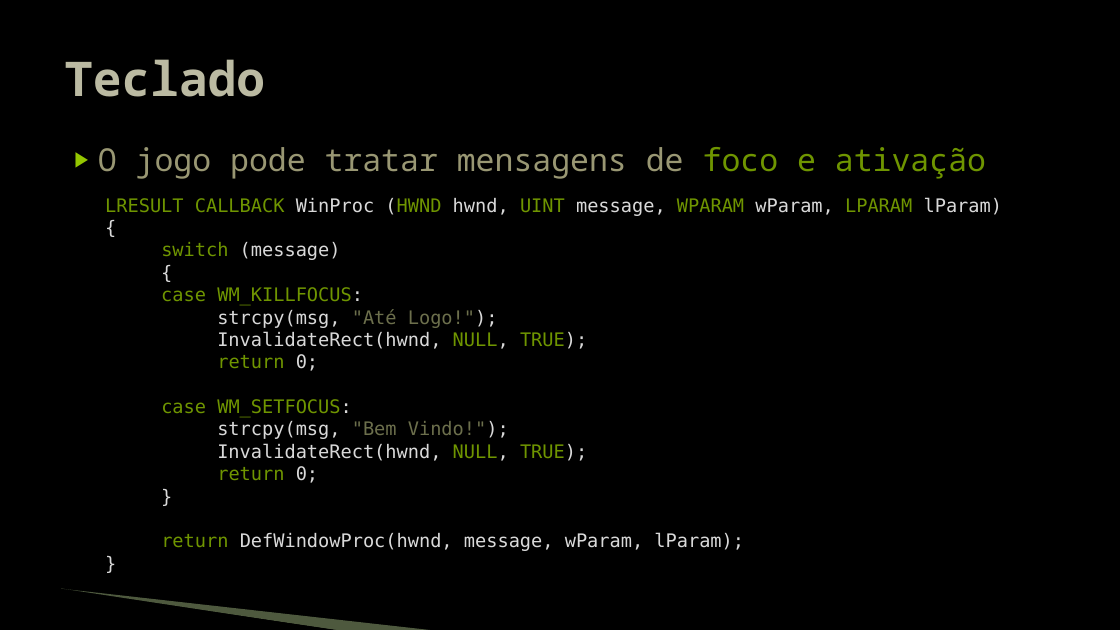
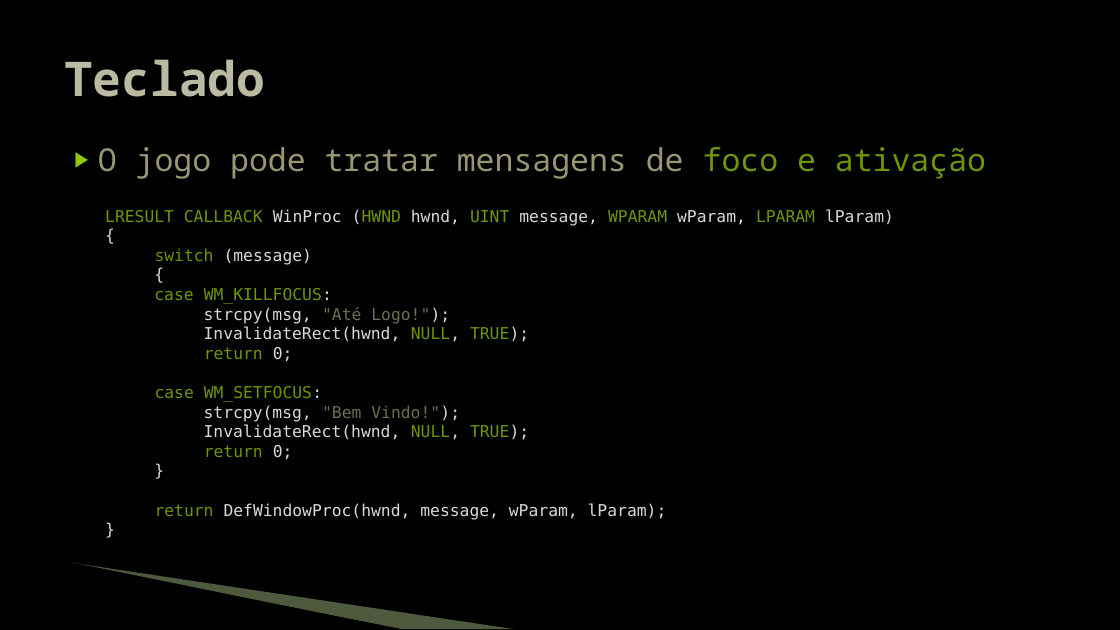
Before and after one commit to JudsonSS/Jogos, a slide deck: slide 8 of Slides/03. Teclado e Mouse.pptx. Drawn at 1120x630 pixels with LibreOffice and Linux fonts; fonts in the diff are those of the drawing; background and template pictures are left out. Boxes give left, top, right and bottom in pixels: in the first picture for what was removed or moved away, otherwise in the second. Text is boxed around its words. In the diff, an @@ line names an element or a change of style, - is before the commit and + after.

```diff
--- a/Slides/03. Teclado e Mouse.pptx
+++ b/Slides/03. Teclado e Mouse.pptx
@@ text "LRESULT CALLBACK WinProc (HWND hwnd, ...": place and size @@
-text "LRESULT CALLBACK WinProc (HWND hwnd, ..." at <box>105,197,1002,551</box>
+text "LRESULT CALLBACK WinProc (HWND hwnd, ..." at <box>105,209,894,520</box>
@@ text "LRESULT CALLBACK WinProc (HWND hwnd, ..." at <box>105,209,894,520</box>: size 16 to 14 pt @@
@@ freeform shape: place and size @@
-freeform shape at <box>60,590,340,630</box>
+freeform shape at <box>71,565,400,629</box>
@@ freeform shape: place and size @@
-freeform shape at <box>61,589,437,630</box>
+freeform shape at <box>73,563,514,629</box>
```
Also in this commit, not shown: 12 other slides changed, 1 other file.
